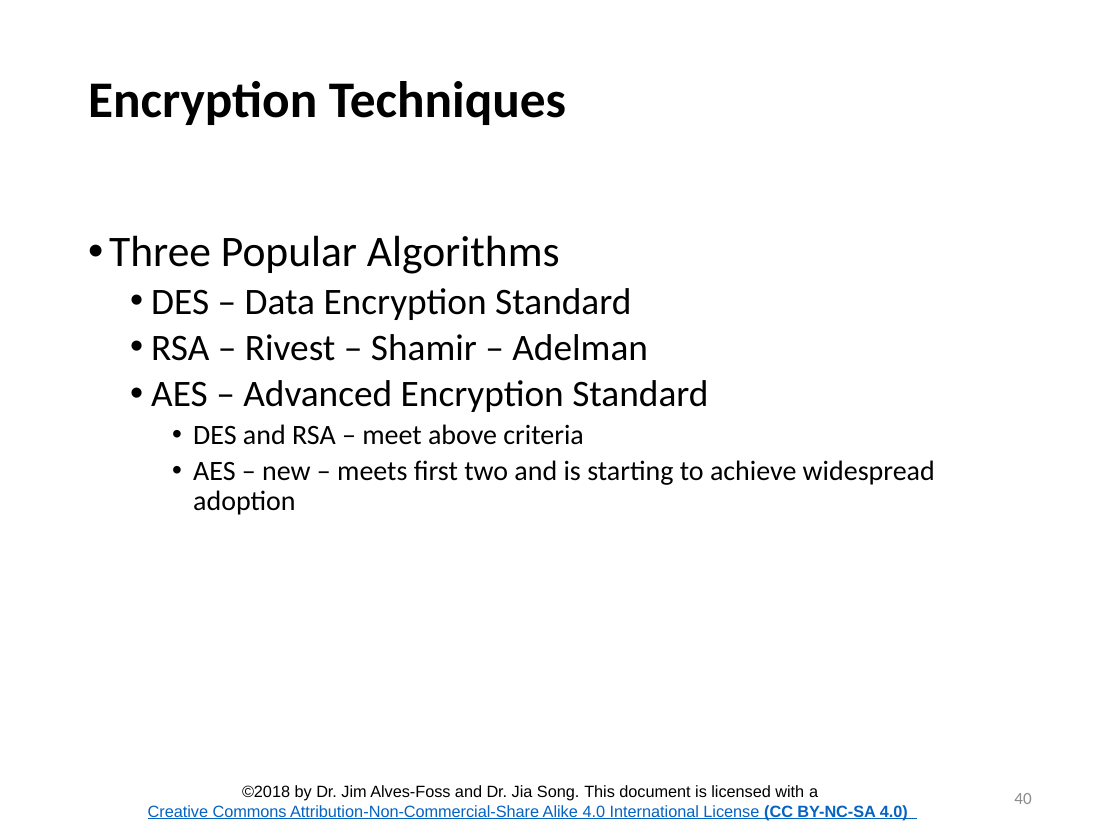
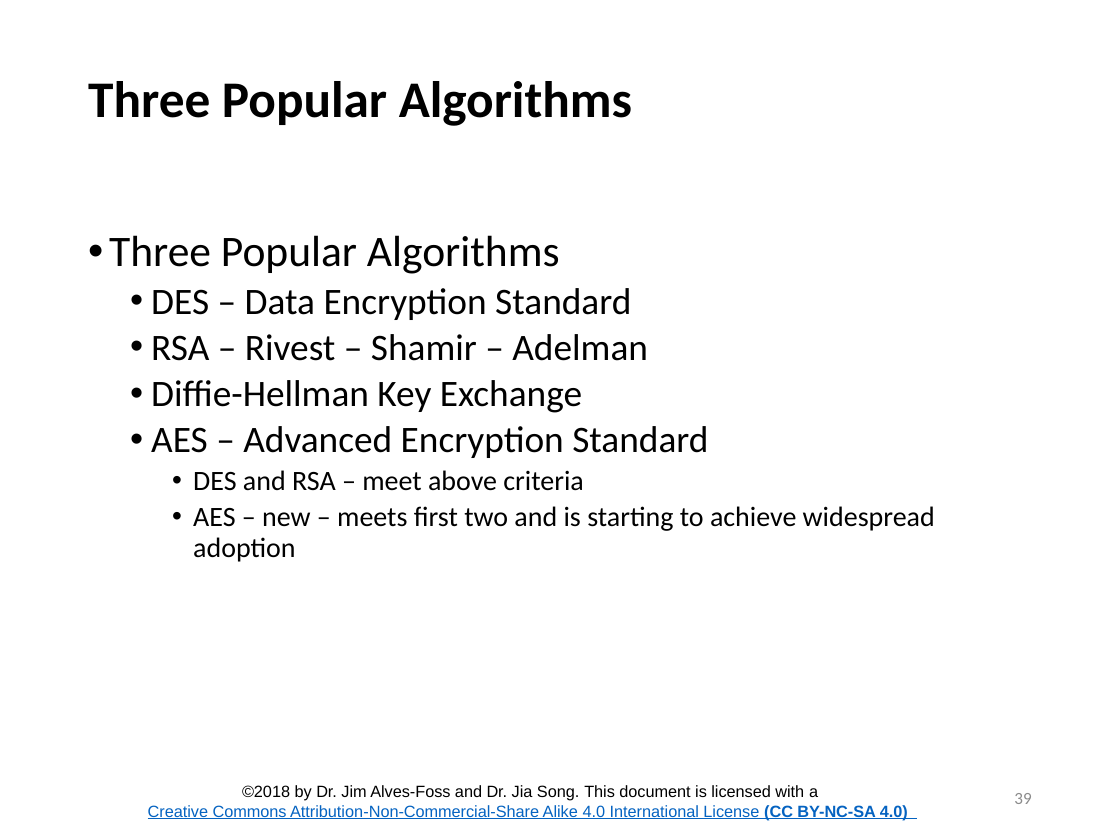
Before and after one commit to CenterForSecureAndDependableSystems/Teaching-Materials, a slide deck: slide 39 of Network-Security/Module_2 Cryptography/Lesson_1_Crypto_Intro.pptx (slide 40 before the commit). Drawn at 1120x840 pixels with LibreOffice and Linux fonts; fonts in the diff are those of the drawing; background and template pictures are left out. Boxes give left, top, right and bottom in pixels: in the first picture for what was removed or moved away, otherwise in the second. Text is boxed around its words. In the diff, an @@ line names an element or a change of style, - is before the commit and + after.

```diff
--- a/Network-Security/Module_2 Cryptography/Lesson_1_Crypto_Intro.pptx
+++ b/Network-Security/Module_2 Cryptography/Lesson_1_Crypto_Intro.pptx
@@ title at <box>88,81,632,126</box>: text changed @@
-Encryption Techniques
+Three Popular Algorithms
@@ text at <box>151,380,582,413</box>: paragraph added @@
+  • Diffie-Hellman Key Exchange
@@ page number at <box>1014,793,1031,804</box>: text changed @@
-40
+39
```
Also in this commit, not shown: 19 other slides changed, 1 slide removed, 4 other files.
